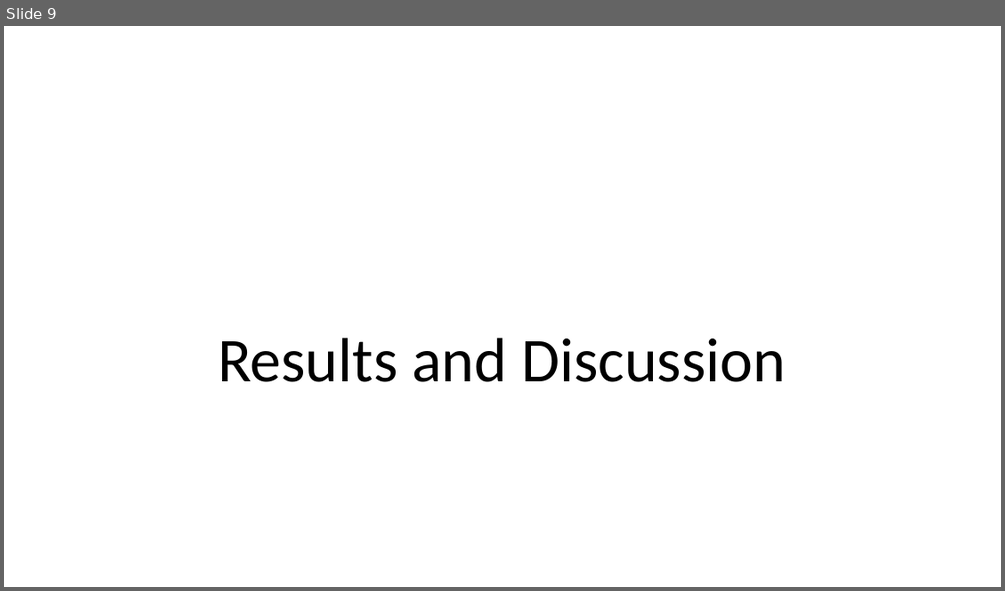
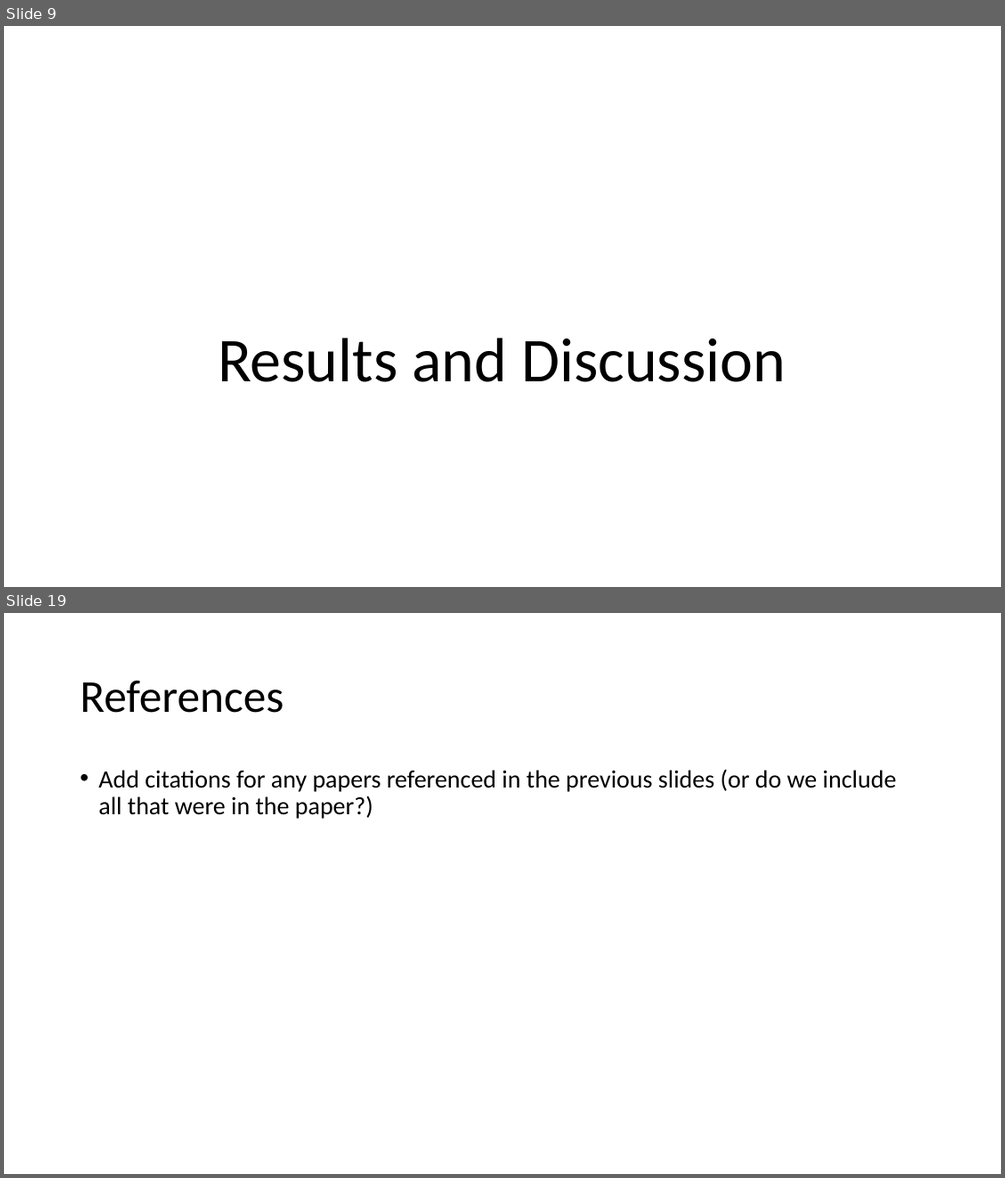
Before and after one commit to LukeABobay/larval-fish-community-analysis, a slide deck: PICES 2026 Presentation.pptx. Shown one above the other, each under a label of ours: slide 9 before the commit, slides 9 and 19 after it; the slides between them are not shown. The pictures are 1005x591 and 1005x1178 pixels, drawn with LibreOffice and Linux fonts; fonts in the diff are those of the drawing. Boxes give left, top, right and bottom in pixels: in the first picture for what was removed or moved away, otherwise in the second. Text is boxed around its words. In the diff, an @@ line names an element or a change of style, - is before the commit and + after.

```diff
--- a/PICES 2026 Presentation.pptx
+++ b/PICES 2026 Presentation.pptx
@@ slide 19 added at <box>4,613,1001,1174</box>, background #FFFFFF @@
@@ title added at <box>80,680,283,713</box>, 44 pt, text #000000 @@
+References
@@ text added at <box>98,769,897,819</box>, 24 pt, text #000000 @@
+• Add citations for any papers referenced in the previous slides (or do we include all that were in the paper?)
```
Also in this commit, not shown: 10 slides changed, 5 other slides added.
